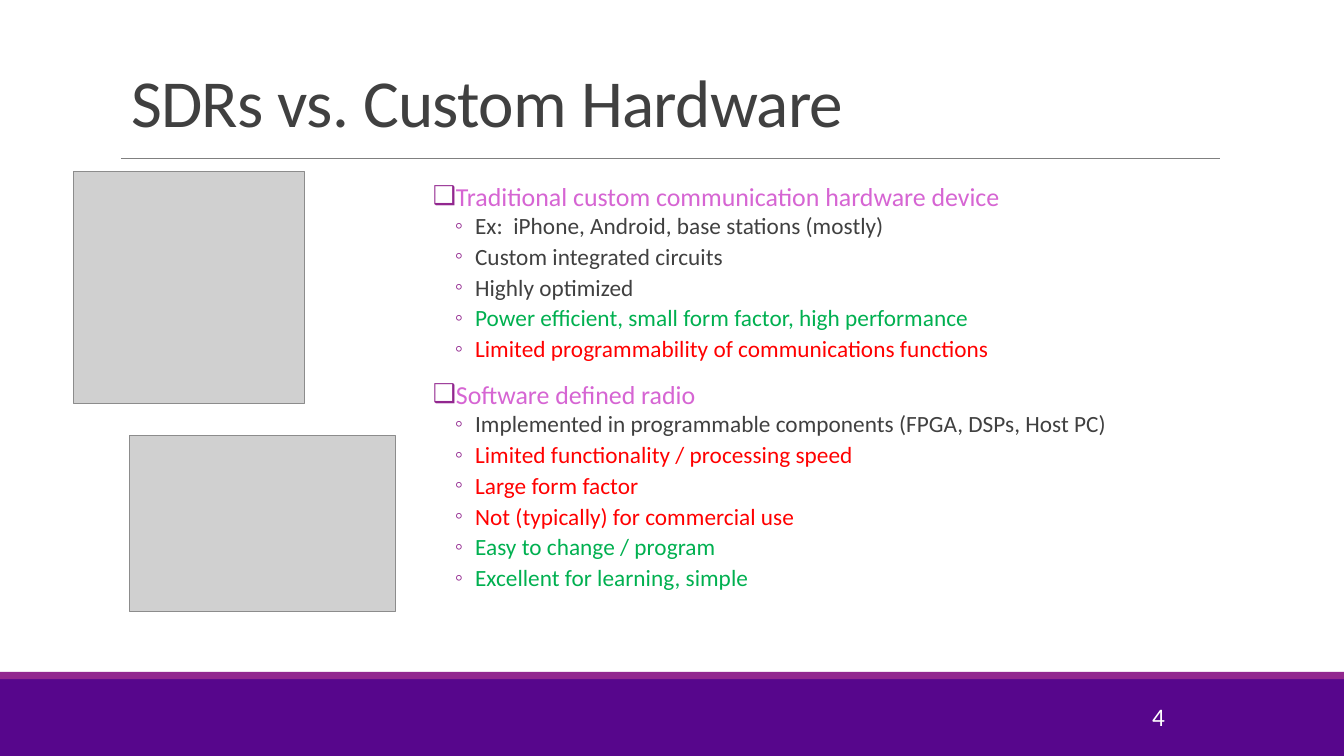
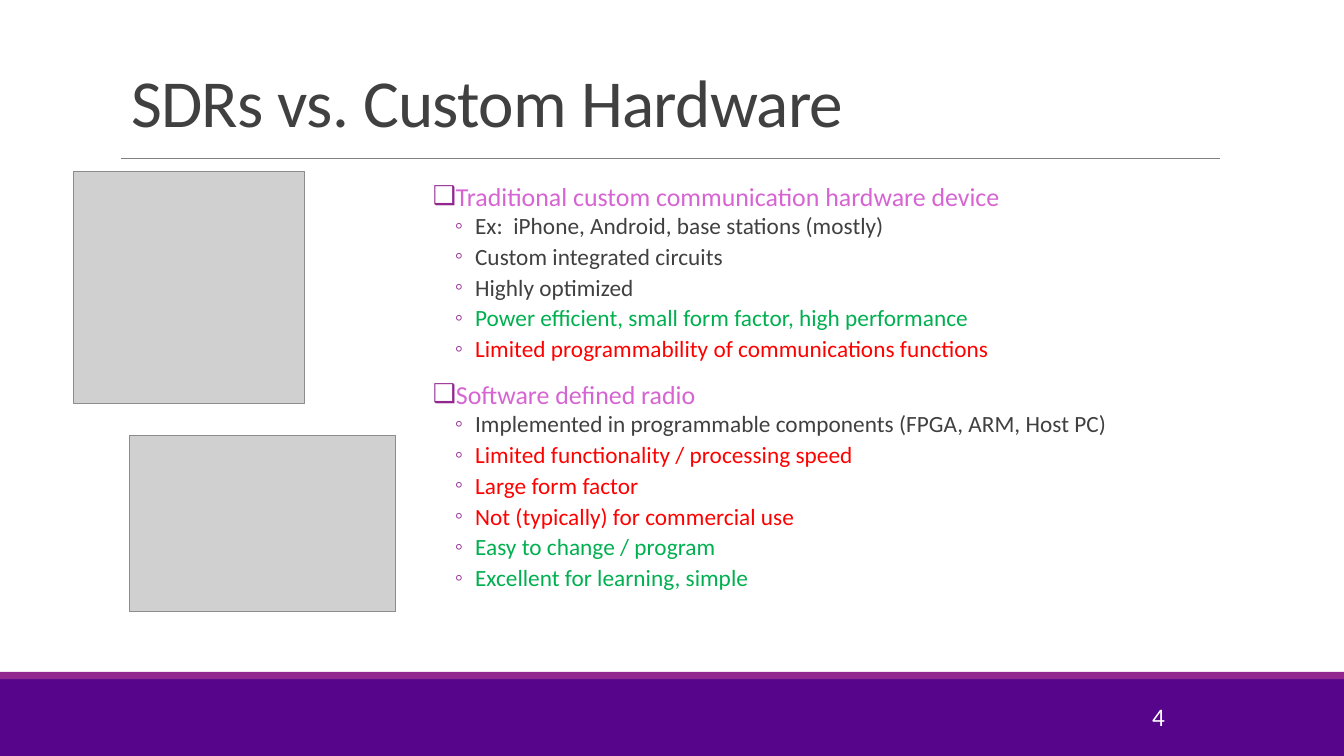
Before and after one commit to sdrangan/sdrlab, a slide deck: slide 4 of lab01_intro/intro.pptx. Drawn at 1344x756 pixels with LibreOffice and Linux fonts; fonts in the diff are those of the drawing; grey boxes stand for pictures; background and template pictures are left out. Boxes give left, top, right and bottom in pixels: in the first picture for what was removed or moved away, otherwise in the second. Text is boxed around its words. In the diff, an @@ line names an element or a change of style, - is before the commit and + after.

```diff
--- a/lab01_intro/intro.pptx
+++ b/lab01_intro/intro.pptx
@@ text at box(475, 415, 1106, 436): text changed @@
-  ◦ Implemented in programmable components (FPGA, DSPs, Host PC)
+  ◦ Implemented in programmable components (FPGA, ARM, Host PC)
```
Also in this commit, not shown: 3 other slides changed, 3 other files.
